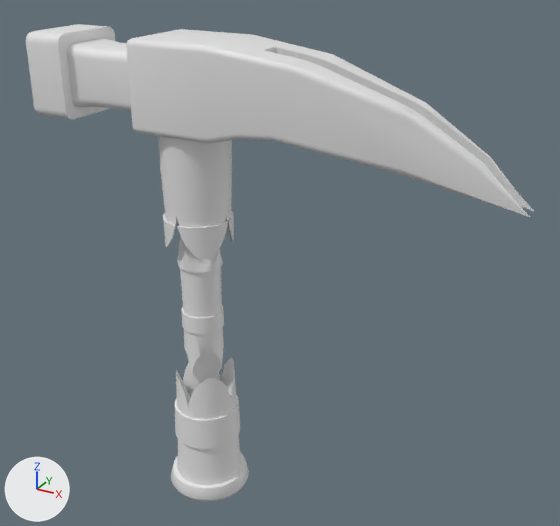
One commit to the Blender file UV/Lab/Hammer_3.blend: the scene before it, then after it.
The view is the same before and after, from a camera (50 mm lens) standing at (2.64, -3.75, 3.79) and looking at (0.51, 0.13, 1.85). Arrows for +X, +Y and +Z are at lower left; the lights stay in place.
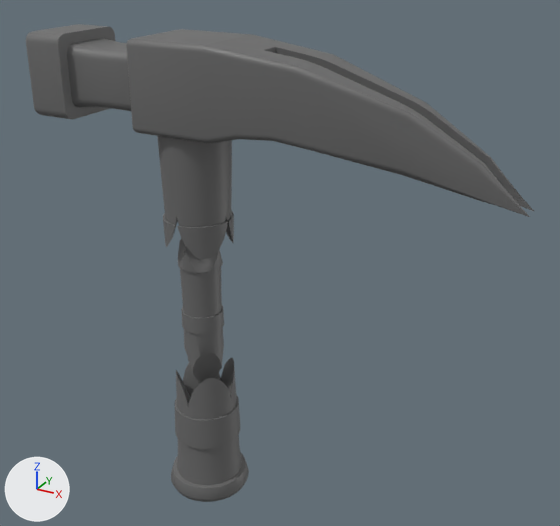
Boxes [x1, y1, x2, y2] around the edits, measured in the pictures (560 x 526 px):
```json
{"object": "Cube", "change": "recoloured", "before": [26, 24, 534, 217], "after": [26, 24, 534, 217]}
{"object": "Cylinder", "change": "recoloured", "before": [158, 136, 249, 502], "after": [158, 136, 249, 502]}
{"object": "Cylinder.001", "change": "recoloured", "before": [178, 238, 224, 384], "after": [178, 238, 224, 384]}
```

The change, as JSON lines over the scene's bpy script:
```json
{"op": "add", "block": "mat_material", "code": ["mat_material = principled_material('Material')", "mat_material.base_color = (0.147, 0.147, 0.147)  # dark grey #6b6b6b"]}
{"block": "me_cylinder", "where": "me_cylinder.from_pydata(...)  # 983 vertices, 851 faces; spans x -1.1..1.1, y -1.1..1.1, z -44.8..64.4"}
{"op": "add", "block": "me_cylinder", "code": "me_cylinder.materials.append(mat_material)  # dark grey #6b6b6b"}
{"block": "me_cube", "where": "me_cube.from_pydata(...)  # 508 vertices, 470 faces; spans x -3.94..7.46, y -1.0..1.0, z -1.7..1.0"}
{"op": "add", "block": "me_cube", "code": "me_cube.materials.append(mat_material)  # dark grey #6b6b6b"}
{"block": "me_cylinder_001", "where": "me_cylinder_001.from_pydata(...)  # 743 vertices, 641 faces; spans x -0.8..0.8, y -0.8..0.8, z -51.2..47.6"}
{"op": "add", "block": "me_cylinder_001", "code": "me_cylinder_001.materials.append(mat_material)  # dark grey #6b6b6b"}
```
